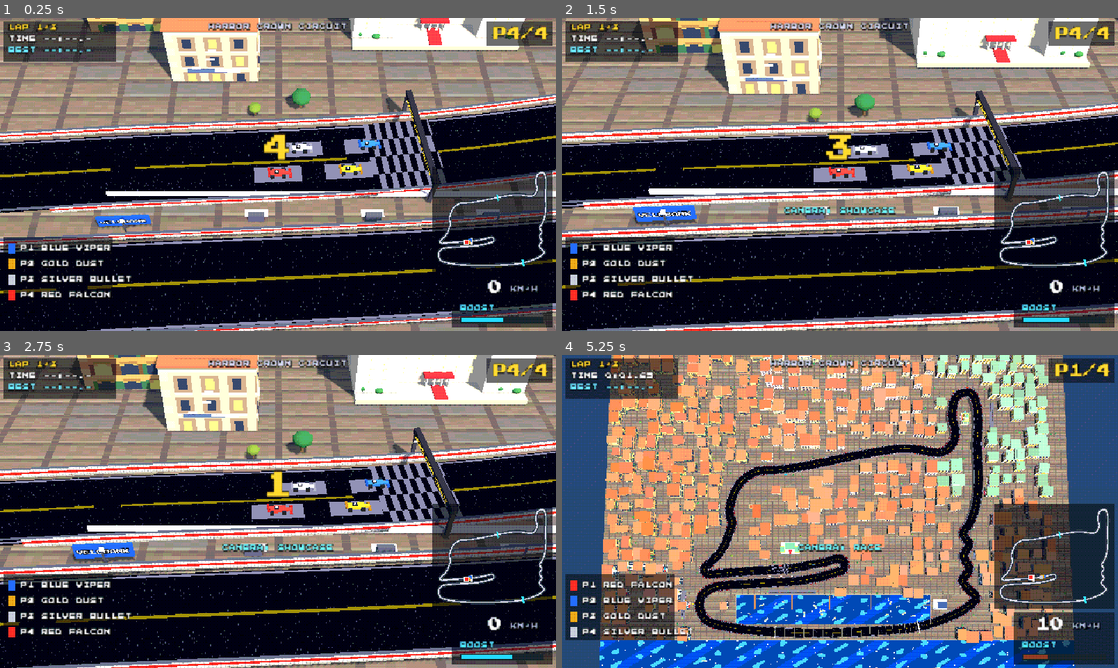
Above: before the commit, frames 1-4 (two rows, left to right).
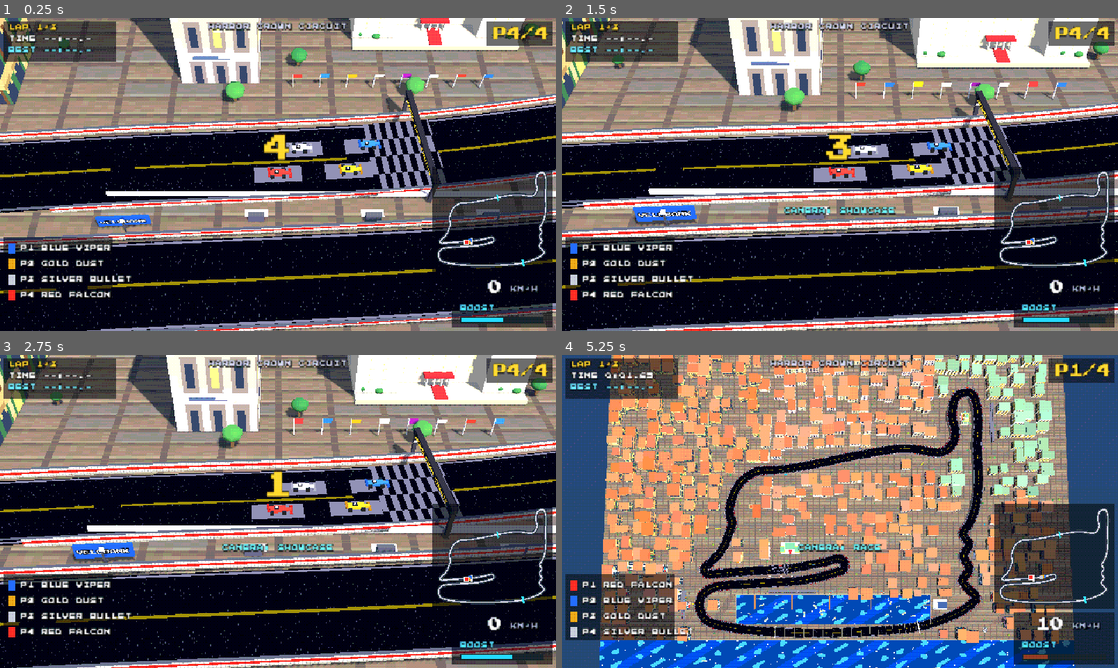
Above: after the commit, the same moments.

Repository: dtcbychris/lookie
Game: Godot game, scene res://scenes/harbor_crown_circuit.tscn
Same seed, same stepped clock (60 frames per second), same inputs: the game is played once before the commit and once after it.
Inputs:
- Up to frame 1 (0.25 s): no input
- Up to frame 2 (1.5 s): hold D (steer_right) 0.53-1.28 s; tap C (camera) at 0.6 s; hold S (brake) from 1.28 s (still down); tap Shift (boost) at 1.35 s
- Up to frame 3 (2.75 s): tap C (camera) at 1.55, 2.1 s; release S (brake) at 2.03 s; hold D (steer_right) from 2.03 s (still down)
- Up to frame 4 (5.25 s): release D (steer_right) at 2.78 s; hold Up 2.78-3.53 s; tap Tab (overview) at 2.85 s; tap C (camera) at 3.05, 3.8, 4.35 s; hold W (throttle) 3.53-4.28 s; hold A (steer_left) 3.53-5.03 s; hold S (brake) from 5.03 s (still down); hold Shift (boost) from 5.03 s (still down)

The runs differ from the first frame. In frame 1, 6.7% of the frame differs, in the area x 0-97%, y 0-32%; in frame 2, 8.5%; in frame 3, 8.5%; in frame 4, 25%, in the area x 7-91%, y 0-93%.

Commit message:
Set-dressing layer: hand-placed race-weekend composition from track JSON
Third art layer: the track JSON gains a "set_dressing" section (art-px
position + facing per prop) rendered by a new prop library
(scripts/set_dressing.gd). Tracks 2-9 get dressed the same way.

Prop library: sponsor flag rows, animated jumbotron screens (two-frame
broadcast feed), towering TV cranes with camera booms, speed-trap camera
posts, marshal stands with waving yellow flags, old-town bronze statue,
cafe terraces, helipad with parked news helicopter (idling rotor), and a
quay crane over the marina.

17 curated placements around Harbor Crown: flags and screen at the grid,
screens at the hairpin, cranes over the casino road and old town,
marshals at four corners, cafes on the promenade, helipad on the east
shore, crane on the west quay.

RNG buildings/trees now auto-reserve ground around every dressed spot.
Sim green: 45.9-47.5s laps, spread 1.67s.

https://claude.ai/code/session_01LjE6X8FbmbjT1RiC5ZbF2u

Diff:
--- a/pixelgp/data/harbor_crown_track.json
+++ b/pixelgp/data/harbor_crown_track.json
@@ -317,5 +317,25 @@
     "APEX OIL",
     "AZURE BAY MARINA",
     "RIVIERA RACING LEAGUE"
+  ],
+  "set_dressing_comment": "hand-placed composition layer; art-px coords, facing in degrees (0=+x east, 90=+z south). Rendered by scripts/set_dressing.gd prop library.",
+  "set_dressing": [
+    { "type": "flag_row", "at": [300, 560], "facing": 0, "count": 8 },
+    { "type": "flag_row", "at": [806, 92], "facing": 0, "count": 5 },
+    { "type": "big_screen", "at": [432, 543], "facing": 215 },
+    { "type": "big_screen", "at": [884, 142], "facing": 180 },
+    { "type": "tv_crane", "at": [700, 302], "facing": 270 },
+    { "type": "tv_crane", "at": [148, 478], "facing": 0 },
+    { "type": "camera_tower", "at": [300, 763], "facing": 270 },
+    { "type": "camera_tower", "at": [817, 380], "facing": 90 },
+    { "type": "marshal_post", "at": [500, 553], "facing": 110 },
+    { "type": "marshal_post", "at": [96, 588], "facing": 20 },
+    { "type": "marshal_post", "at": [768, 238], "facing": 160 },
+    { "type": "marshal_post", "at": [213, 296], "facing": 80 },
+    { "type": "statue", "at": [262, 480], "facing": 270 },
+    { "type": "cafe_terrace", "at": [455, 646], "facing": 90 },
+    { "type": "cafe_terrace", "at": [592, 646], "facing": 90 },
+    { "type": "helipad", "at": [864, 746], "facing": 0 },
+    { "type": "harbor_crane", "at": [186, 700], "facing": 0 }
   ]
 }
--- a/pixelgp/scripts/main.gd
+++ b/pixelgp/scripts/main.gd
@@ -9,6 +9,7 @@
 const AIDriver = preload("res://scripts/ai_driver.gd")
 const TrackBuilder = preload("res://scripts/track_builder.gd")
 const SceneryBuilder = preload("res://scripts/scenery_builder.gd")
+const SetDressing = preload("res://scripts/set_dressing.gd")
 const CarNode = preload("res://scripts/car_node.gd")
 const RaceManager = preload("res://scripts/race_manager.gd")
 const FollowCamera = preload("res://scripts/follow_camera.gd")
@@ -52,6 +53,10 @@
 	var scenery: Node3D = SceneryBuilder.new()
 	world.add_child(scenery)
 	scenery.build(track)
+
+	var dressing: Node3D = SetDressing.new()
+	world.add_child(dressing)
+	dressing.build(track)
 
 	var race: Node = RaceManager.new()
 	race.name = "RaceManager"
--- a/pixelgp/scripts/scenery_builder.gd
+++ b/pixelgp/scripts/scenery_builder.gd
@@ -61,9 +61,33 @@
 	Rect2(722, 662, 44, 32),  # marina yacht club
 ]
 
+## Ground footprint (art px, square side) auto-reserved around each
+## set-dressing entry so RNG buildings/trees keep clear.
+const DRESS_RESERVE := {
+	"helipad": 40, "harbor_crane": 26, "statue": 30, "cafe_terrace": 24,
+	"big_screen": 18, "tv_crane": 22, "camera_tower": 8, "marshal_post": 8,
+}
+
+var _reserved_all: Array[Rect2] = []
+
+func _build_reservations() -> void:
+	for r in RESERVED:
+		_reserved_all.append(r)
+	for e in track.set_dressing:
+		var at: Array = e["at"]
+		if e["type"] == "flag_row":
+			var length := float(e.get("count", 6)) * 8.0
+			_reserved_all.append(Rect2(at[0] - 4.0, at[1] - 4.0, length + 8.0, 8.0))
+			continue
+		var s: float = DRESS_RESERVE.get(e["type"], 10)
+		var rect := Rect2(at[0] - s * 0.5, at[1] - s * 0.5, s, s)
+		_reserved_all.append(rect)
+		_building_rects.append(rect)  # trees and umbrellas keep out too
+
 func build(p_track) -> void:
 	track = p_track
 	_rng.seed = 7
+	_build_reservations()
 	_build_ground_and_water()
 	_build_marina()
 	_build_city()
@@ -249,8 +273,8 @@
 			if track.min_dist_to_track(p.x, p.y) < track.HALF + 10.0 + half_diag:
 				continue
 			var reserved := false
-			for rr in RESERVED:
-				if (rr as Rect2).intersects(Rect2(ax - w * 0.25, ay - d * 0.25, w * 0.5, d * 0.5)):
+			for rr in _reserved_all:
+				if rr.intersects(Rect2(ax - w * 0.25, ay - d * 0.25, w * 0.5, d * 0.5)):
 					reserved = true
 					break
 			if reserved:
--- /dev/null
+++ b/pixelgp/scripts/set_dressing.gd
@@ -0,0 +1,313 @@
+extends Node3D
+## Hand-placed set dressing: renders the "set_dressing" section of the track
+## JSON through a small prop library. This is the curated composition layer on
+## top of the RNG scenery — race-weekend furniture placed by an art director,
+## not a dice roll. Tracks 2-9 get dressed the same way.
+##
+## Prop space: each prop gets a root at the world position, rotated so local
+## +X points along "facing" (degrees: 0 = +x east, 90 = +z south).
+
+const Pix = preload("res://scripts/pixel_textures.gd")
+
+var track  # TrackData
+var _sway: Array[Node3D] = []     # flags, animated
+var _rotors: Array[Node3D] = []   # helicopter rotors
+var _screens: Array = []          # {"mat": ..., "frames": [..]}
+var _screen_frame := 0
+var _rng := RandomNumberGenerator.new()
+
+func build(p_track) -> void:
+	track = p_track
+	_rng.seed = 23
+	for entry in track.set_dressing:
+		var at: Array = entry["at"]
+		var pos := Vector3(at[0] * track.WORLD_SCALE, 0, at[1] * track.WORLD_SCALE)
+		var root := Node3D.new()
+		root.position = pos
+		root.rotation.y = -deg_to_rad(float(entry.get("facing", 0)))
+		add_child(root)
+		match entry["type"]:
+			"flag_row":
+				_flag_row(root, int(entry.get("count", 6)))
+			"big_screen":
+				_big_screen(root)
+			"tv_crane":
+				_tv_crane(root)
+			"camera_tower":
+				_camera_tower(root)
+			"marshal_post":
+				_marshal_post(root)
+			"statue":
+				_statue(root)
+			"cafe_terrace":
+				_cafe_terrace(root)
+			"helipad":
+				_helipad(root)
+			"harbor_crane":
+				_harbor_crane(root)
+			_:
+				push_warning("unknown set_dressing type: %s" % entry["type"])
+
+func _process(_dt: float) -> void:
+	var t := Time.get_ticks_msec() / 1000.0
+	for i in _sway.size():
+		_sway[i].rotation.x = sin(t * 3.0 + float(i) * 1.7) * 0.2
+	for r in _rotors:
+		r.rotation.y = t * 2.2
+	var fi := 0 if fmod(t, 0.8) < 0.4 else 1
+	if fi != _screen_frame:
+		_screen_frame = fi
+		for s in _screens:
+			s["mat"].albedo_texture = s["frames"][fi]
+			s["mat"].emission_texture = s["frames"][fi]
+
+# --- helpers -------------------------------------------------------------------
+
+func _part(root: Node3D, size: Vector3, pos: Vector3, mat: Material, yaw := 0.0) -> MeshInstance3D:
+	var mi := MeshInstance3D.new()
+	var bm := BoxMesh.new()
+	bm.size = size
+	mi.mesh = bm
+	mi.material_override = mat
+	mi.position = pos
+	mi.rotation.y = yaw
+	root.add_child(mi)
+	return mi
+
+func _cyl(root: Node3D, r_top: float, r_bot: float, h: float, pos: Vector3, mat: Material, segments := 10) -> MeshInstance3D:
+	var mi := MeshInstance3D.new()
+	var cm := CylinderMesh.new()
+	cm.top_radius = r_top
+	cm.bottom_radius = r_bot
+	cm.height = h
+	cm.radial_segments = segments
+	mi.mesh = cm
+	mi.material_override = mat
+	mi.position = pos
+	root.add_child(mi)
+	return mi
+
+# --- props ----------------------------------------------------------------------
+
+## Row of sponsor/team flags along local +X.
+func _flag_row(root: Node3D, count: int) -> void:
+	var pole_mat := Pix.flat_mat(Color(0.8, 0.8, 0.82))
+	var colors := [
+		Color(0.89, 0.23, 0.18), Color(0.18, 0.44, 0.88), Color(0.88, 0.66, 0.18),
+		Color(0.79, 0.8, 0.83), Color(0.5, 0.12, 0.55), Color(0.92, 0.92, 0.92),
+	]
+	for i in count:
+		var pole := _part(root, Vector3(0.6, 11, 0.6), Vector3(float(i) * 16.0, 5.5, 0), pole_mat)
+		var flag := MeshInstance3D.new()
+		var qm := QuadMesh.new()
+		qm.size = Vector2(5, 3)
+		flag.mesh = qm
+		var fm := Pix.flat_mat(colors[i % colors.size()], 0.2)
+		fm.cull_mode = BaseMaterial3D.CULL_DISABLED
+		flag.material_override = fm
+		flag.position = Vector3(2.8, 4.2, 0)
+		pole.add_child(flag)
+		_sway.append(flag)
+
+## Jumbotron with an animated "broadcast" texture, facing local +X.
+func _big_screen(root: Node3D) -> void:
+	var dark := Pix.flat_mat(Color(0.16, 0.17, 0.2))
+	for side in [-1.0, 1.0]:
+		_part(root, Vector3(1.4, 13, 1.4), Vector3(0, 6.5, side * 7.0), dark)
+	_part(root, Vector3(1.6, 10, 17), Vector3(0, 13, 0), dark)
+	var frames: Array = _broadcast_frames()
+	var mat := StandardMaterial3D.new()
+	mat.albedo_texture = frames[0]
+	mat.texture_filter = BaseMaterial3D.TEXTURE_FILTER_NEAREST
+	mat.emission_enabled = true
+	mat.emission_texture = frames[0]
+	mat.emission_energy_multiplier = 0.9
+	_screens.append({"mat": mat, "frames": frames})
+	var screen := MeshInstance3D.new()
+	var qm := QuadMesh.new()
+	qm.size = Vector2(15.5, 8.6)
+	screen.mesh = qm
+	screen.material_override = mat
+	screen.position = Vector3(0.9, 13, 0)
+	screen.rotation.y = PI / 2.0  # quad +Z -> local +X
+	root.add_child(screen)
+
+func _broadcast_frames() -> Array:
+	var out: Array = []
+	for f in 2:
+		var img := Image.create(32, 18, false, Image.FORMAT_RGBA8)
+		img.fill(Color(0.07, 0.1, 0.2))
+		for x in 32:  # white border
+			img.set_pixel(x, 0, Color(0.85, 0.88, 0.92))
+			img.set_pixel(x, 17, Color(0.85, 0.88, 0.92))
+		# "live feed": car-colored blobs on track-gray band
+		for y in range(6, 13):
+			for x in range(1, 31):
+				img.set_pixel(x, y, Color(0.22, 0.22, 0.26))
+		var blob_x := 6 + f * 9
+		img.set_pixel(blob_x, 9, Color(0.89, 0.23, 0.18))
+		img.set_pixel(blob_x + 1, 9, Color(0.89, 0.23, 0.18))
+		img.set_pixel(blob_x + 6, 10, Color(0.18, 0.44, 0.88))
+		img.set_pixel(blob_x + 7, 10, Color(0.18, 0.44, 0.88))
+		# ticker
+		var tx := 2 + f * 2
+		while tx < 30:
+			img.set_pixel(tx, 15, Color(0.95, 0.8, 0.25))
+			tx += 3
+		out.append(ImageTexture.create_from_image(img))
+	return out
+
+## Broadcast crane: tall yellow mast towering over the skyline, boom reaching
+## toward local +X with a camera — visible from anywhere like real TV cranes.
+func _tv_crane(root: Node3D) -> void:
+	var yellow := Pix.flat_mat(Color(0.85, 0.72, 0.18))
+	var dark := Pix.flat_mat(Color(0.2, 0.21, 0.25))
+	_part(root, Vector3(8, 2, 8), Vector3(0, 1, 0), dark)
+	_part(root, Vector3(4.5, 3.5, 4.5), Vector3(0, 3.7, 0), Pix.flat_mat(Color(0.9, 0.9, 0.92)))
+	_part(root, Vector3(2.4, 56, 2.4), Vector3(0, 30, 0), yellow)
+	# lattice hint: thin cross braces up the mast
+	for k in 5:
+		_part(root, Vector3(3.2, 0.6, 0.6), Vector3(0, 10 + k * 10, 0), dark)
+	var boom := _part(root, Vector3(30, 1.8, 1.8), Vector3(12, 60, 0), yellow)
+	boom.rotation.z = -0.12
+	_part(root, Vector3(5, 2.6, 3.4), Vector3(-5, 60.5, 0), dark)  # counterweight
+	var cam := _part(root, Vector3(2.8, 2.2, 2.6), Vector3(26.5, 57.5, 0), dark)
+	cam.add_child(_lens())
+	_part(root, Vector3(0.25, 18, 0.25), Vector3(26.5, 48, 0), dark)  # camera cable
+
+## Speed-trap / TV camera post aimed at local +X.
+func _camera_tower(root: Node3D) -> void:
+	var gray := Pix.flat_mat(Color(0.55, 0.57, 0.6))
+	_part(root, Vector3(1.2, 11, 1.2), Vector3(0, 5.5, 0), gray)
+	_part(root, Vector3(3.4, 0.6, 3.4), Vector3(0, 11.2, 0), gray)
+	var cam := _part(root, Vector3(3, 1.8, 1.8), Vector3(0.6, 12.4, 0), Pix.flat_mat(Color(0.18, 0.19, 0.23)))
+	cam.add_child(_lens())
+
+func _lens() -> MeshInstance3D:
+	var lens := MeshInstance3D.new()
+	var cm := CylinderMesh.new()
+	cm.top_radius = 0.55
+	cm.bottom_radius = 0.7
+	cm.height = 1.0
+	cm.radial_segments = 8
+	lens.mesh = cm
+	lens.material_override = Pix.flat_mat(Color(0.3, 0.5, 0.85), 0.5)
+	lens.rotation.z = -PI / 2.0
+	lens.position = Vector3(1.9, 0, 0)
+	return lens
+
+## Marshal stand: two orange marshals and a waving yellow flag, facing +X.
+func _marshal_post(root: Node3D) -> void:
+	_part(root, Vector3(5, 1.4, 3.6), Vector3(0, 0.7, 0), Pix.flat_mat(Color(0.85, 0.85, 0.82)))
+	var orange := Pix.flat_mat(Color(0.95, 0.45, 0.1))
+	var skin := Pix.flat_mat(Color(0.85, 0.65, 0.5))
+	for k in 2:
+		var bx := -1.1 + float(k) * 2.2
+		_part(root, Vector3(1.1, 2.2, 0.9), Vector3(bx, 2.5, 0), orange)
+		var head := MeshInstance3D.new()
+		var sm := SphereMesh.new()
+		sm.radius = 0.5
+		sm.height = 1.0
+		sm.radial_segments = 6
+		sm.rings = 3
+		head.mesh = sm
+		head.material_override = skin
+		head.position = Vector3(bx, 4.1, 0)
+		root.add_child(head)
+	var pole := _part(root, Vector3(0.3, 3.4, 0.3), Vector3(1.9, 3.4, 0), Pix.flat_mat(Color(0.6, 0.6, 0.62)))
+	var flag := MeshInstance3D.new()
+	var qm := QuadMesh.new()
+	qm.size = Vector2(2.4, 1.7)
+	flag.mesh = qm
+	var fm := Pix.flat_mat(Color(0.95, 0.85, 0.15), 0.3)
+	fm.cull_mode = BaseMaterial3D.CULL_DISABLED
+	flag.material_override = fm
+	flag.position = Vector3(1.3, 1.2, 0)
+	pole.add_child(flag)
+	_sway.append(flag)
+
+## Old-town bronze statue on a stone plinth.
+func _statue(root: Node3D) -> void:
+	var stone := Pix.flat_mat(Color(0.75, 0.7, 0.6))
+	var bronze := Pix.flat_mat(Color(0.42, 0.58, 0.48))
+	_part(root, Vector3(6, 1.2, 6), Vector3(0, 0.6, 0), stone)
+	_part(root, Vector3(4.4, 3.6, 4.4), Vector3(0, 3, 0), stone)
+	_part(root, Vector3(1.5, 2.6, 1.2), Vector3(0, 6.1, 0), bronze)   # legs
+	_part(root, Vector3(1.8, 2.4, 1.4), Vector3(0, 8.6, 0), bronze)   # torso
+	var arm := _part(root, Vector3(0.6, 2.4, 0.6), Vector3(1.0, 10.2, 0), bronze)
+	arm.rotation.z = -0.5
+	var head := MeshInstance3D.new()
+	var sm := SphereMesh.new()
+	sm.radius = 0.7
+	sm.height = 1.4
+	sm.radial_segments = 6
+	sm.rings = 3
+	head.mesh = sm
+	head.material_override = bronze
+	head.position = Vector3(0, 10.6, 0)
+	root.add_child(head)
+
+## Promenade cafe: umbrellas + round tables.
+func _cafe_terrace(root: Node3D) -> void:
+	var colors := [Color(0.85, 0.25, 0.2), Color(0.95, 0.9, 0.82), Color(0.2, 0.5, 0.65)]
+	var white := Pix.flat_mat(Color(0.92, 0.92, 0.9))
+	for k in 4:
+		var ox := float(k % 2) * 12.0 - 6.0
+		var oz := float(k / 2) * 11.0 - 5.5
+		var pole := _part(root, Vector3(0.5, 4, 0.5), Vector3(ox, 2, oz), Pix.flat_mat(Color(0.75, 0.72, 0.68)))
+		var canopy := MeshInstance3D.new()
+		var cm := CylinderMesh.new()
+		cm.top_radius = 0.3
+		cm.bottom_radius = 3.2
+		cm.height = 1.5
+		cm.radial_segments = 8
+		canopy.mesh = cm
+		canopy.material_override = Pix.flat_mat(colors[(k + _rng.randi() % 2) % colors.size()])
+		canopy.position = Vector3(0, 2.2, 0)
+		pole.add_child(canopy)
+		_cyl(root, 1.5, 1.5, 0.3, Vector3(ox + 3.4, 1.6, oz + 1.5), white, 8)
+		_cyl(root, 0.2, 0.2, 1.5, Vector3(ox + 3.4, 0.75, oz + 1.5), white, 6)
+
+## Helipad with a parked news helicopter, rotor idling.
+func _helipad(root: Node3D) -> void:
+	var pad_dark := Pix.flat_mat(Color(0.3, 0.32, 0.36))
+	var white := Pix.flat_mat(Color(0.92, 0.92, 0.9))
+	_cyl(root, 14, 14, 0.6, Vector3(0, 0.3, 0), pad_dark, 12)
+	_cyl(root, 11.5, 11.5, 0.2, Vector3(0, 0.71, 0), white, 12)
+	_cyl(root, 10, 10, 0.2, Vector3(0, 0.82, 0), pad_dark, 12)
+	_part(root, Vector3(1.2, 0.15, 7), Vector3(-2, 0.95, 0), white)
+	_part(root, Vector3(1.2, 0.15, 7), Vector3(2, 0.95, 0), white)
+	_part(root, Vector3(2.8, 0.15, 1.2), Vector3(0, 0.95, 0), white)
+	# helicopter
+	var heli := Node3D.new()
+	heli.position = Vector3(0, 1.0, 0)
+	heli.rotation.y = -0.4
+	root.add_child(heli)
+	var body_mat := Pix.flat_mat(Color(0.9, 0.9, 0.92))
+	_part(heli, Vector3(8, 3.4, 3), Vector3(0, 2.6, 0), body_mat)
+	_part(heli, Vector3(8.2, 0.8, 3.1), Vector3(0, 2.0, 0), Pix.flat_mat(Color(0.85, 0.2, 0.18)))
+	_part(heli, Vector3(2.2, 2.2, 2.6), Vector3(3.6, 2.8, 0), Pix.flat_mat(Color(0.25, 0.4, 0.6), 0.3))  # canopy
+	_part(heli, Vector3(6, 1, 1), Vector3(-6.5, 3.2, 0), body_mat)
+	_part(heli, Vector3(1, 2.6, 0.6), Vector3(-9.2, 4.2, 0), Pix.flat_mat(Color(0.85, 0.2, 0.18)))
+	for side in [-1.0, 1.0]:
+		_part(heli, Vector3(7, 0.4, 0.5), Vector3(0, 0.2, side * 1.6), Pix.flat_mat(Color(0.4, 0.4, 0.44)))
+	var hub := Node3D.new()
+	hub.position = Vector3(0.5, 4.7, 0)
+	heli.add_child(hub)
+	var blade_mat := Pix.flat_mat(Color(0.2, 0.2, 0.24))
+	_part(hub, Vector3(15, 0.2, 0.9), Vector3.ZERO, blade_mat)
+	_part(hub, Vector3(0.9, 0.2, 15), Vector3.ZERO, blade_mat)
+	_rotors.append(hub)
+
+## Quay crane on the west marina shore, boom over the water (local +X).
+func _harbor_crane(root: Node3D) -> void:
+	var rust := Pix.flat_mat(Color(0.6, 0.3, 0.2))
+	var dark := Pix.flat_mat(Color(0.25, 0.26, 0.3))
+	for side in [-1.0, 1.0]:
+		_part(root, Vector3(2, 14, 2), Vector3(0, 7, side * 4.0), rust)
+	_part(root, Vector3(3, 2.5, 11), Vector3(0, 15.2, 0), rust)
+	_part(root, Vector3(4.5, 3.5, 4.5), Vector3(0, 18.2, 0), dark)
+	var boom := _part(root, Vector3(22, 1.4, 1.4), Vector3(9, 21, 0), rust)
+	boom.rotation.z = -0.28
+	_part(root, Vector3(0.25, 9, 0.25), Vector3(18, 14, 0), dark)  # cable
+	_part(root, Vector3(3.2, 2.6, 3.2), Vector3(18, 8.6, 0), Pix.flat_mat(Color(0.55, 0.4, 0.25)))  # crate
--- a/pixelgp/scripts/track_data.gd
+++ b/pixelgp/scripts/track_data.gd
@@ -45,6 +45,7 @@
 var teams: Array = []
 var sponsors: Array = []
 var tuning: Dictionary = {}
+var set_dressing: Array = []   # hand-placed prop layer (see set_dressing.gd)
 var track_name := "Harbor Crown Circuit"
 
 func load_track(path := "res://data/harbor_crown_track.json") -> void:
@@ -53,6 +54,7 @@
 	teams = data["teams"]
 	sponsors = data["sponsors"]
 	tuning = data["proven_tuning"]
+	set_dressing = data.get("set_dressing", [])
 	var cps: Array = data["centerline_control_points"]
 	var m := cps.size()
 	var ctrl: Array[Vector3] = []
--- a/pixelgp/tests/landmark_shots.gd
+++ b/pixelgp/tests/landmark_shots.gd
@@ -8,9 +8,10 @@
 # [tag, camera position, look target]
 const POSES := [
 	["hotel_grid", Vector3(690, 110, 1330), Vector3(690, 25, 1080)],
-	["yacht_club", Vector3(1340, 110, 1490), Vector3(1470, 5, 1360)],
-	["church", Vector3(390, 90, 990), Vector3(490, 25, 865)],
-	["portal", Vector3(500, 60, 1640), Vector3(625, 8, 1500)],
+	["helipad", Vector3(1610, 130, 1680), Vector3(1728, 2, 1490)],
+	["harbor_crane", Vector3(520, 90, 1545), Vector3(380, 8, 1400)],
+	["statue", Vector3(580, 175, 1140), Vector3(524, 6, 960)],
+	["tv_crane", Vector3(1270, 185, 830), Vector3(1400, 12, 604)],
 	["casino", Vector3(1500, 220, 600), Vector3(1640, 48, 330)],
 ]
 
